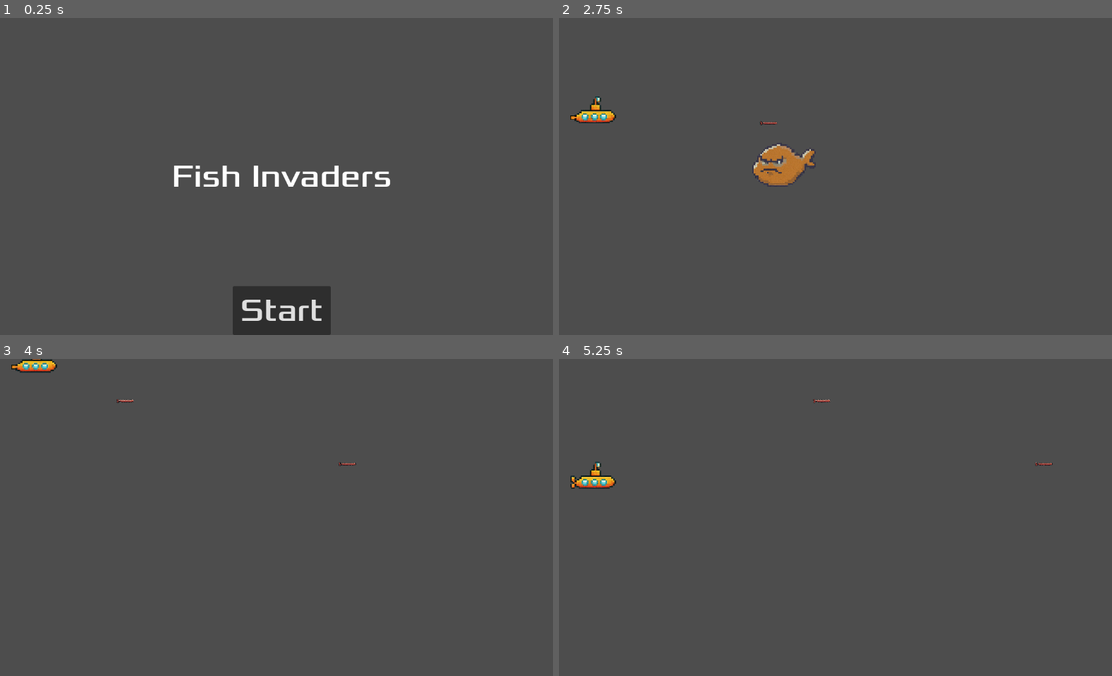
Above: before the commit, frames 1-4 (two rows, left to right).
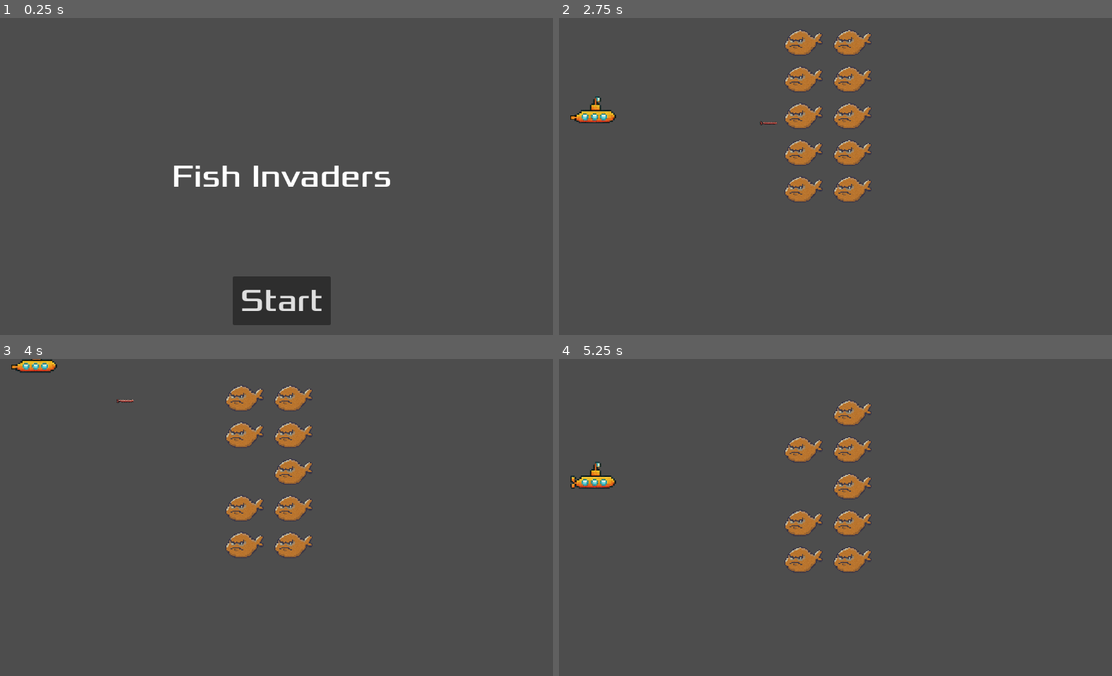
Above: after the commit, the same moments.

Repository: Kaoticz/Fish-Invaders
Game: Godot game, scene res://Scenes/Main.tscn
Same seed, same stepped clock (60 frames per second), same inputs: the game is played once before the commit and once after it.
Inputs:
- Up to frame 1 (0.25 s): no input
- Up to frame 2 (2.75 s): click "Start" at 0.5 s; tap Enter at 1.25 s; hold Up (move_up) 1.28-2.03 s; hold Space (shoot) 1.28-2.03 s; hold Down (move_down) from 2.03 s (still down); tap Space (shoot) at 2.1 s
- Up to frame 3 (4 s): release Down (move_down) at 2.78 s; hold Space (shoot) 2.78-3.53 s; hold Up (move_up) from 2.78 s (still down); tap Space (shoot) at 3.6 s
- Up to frame 4 (5.25 s): release Up (move_up) at 4.28 s; hold Space (shoot) 4.28-5.03 s; hold Down (move_down) from 4.28 s (still down); tap Space (shoot) at 5.1 s

The runs differ from the first frame. In frame 1, 1.7% of the frame differs, in the area x 42-60%, y 81-100%; in frame 2, 4.1%, in the area x 34-57%, y 3-59%; in frame 3, 3.1%; in frame 4, 2.7%.

Commit message:
Implemented mob movement and despawning

Diff:
--- a/Scenes/Hud.gd
+++ b/Scenes/Hud.gd
@@ -1,26 +1,31 @@
 extends CanvasLayer
+## This class defines the behavior of the HUD.
 
 
-## Notifies `Main` node that the button has been pressed
+## This event is triggered when the Start button is pressed.
 signal start_game
 
 
-# Called when the node enters the scene tree for the first time.
+## Start method, called when this node enters the scene tree for the first time.
 func _ready() -> void:
-	pass # Replace with function body.
+	pass
 
 
-# Called every frame. 'delta' is the elapsed time since the previous frame.
+## Update method, runs on every frame.
+## delta: The elapsed time since the previous frame.
 func _process(delta: float) -> void:
 	pass
 
 
+## Shows a message on the HUD.
+## text: the message to be displayed.
 func show_message(text: String) -> void:
 	$Message.text = text
 	$Message.show()
 	$MessageTimer.start()
 
 
+## Stops the gameplay and returns to the main menu.
 func show_game_over() -> void:
 	show_message("Game Over")
 	# Wait until the MessageTimer has counted down.
@@ -33,10 +38,12 @@
 	$StartButton.show()
 
 
+## Triggered when the start button is pressed.
 func _on_start_button_pressed() -> void:
 	$StartButton.hide()
 	start_game.emit()
 
 
+## Hides the message after the game has started.
 func _on_message_timer_timeout() -> void:
 	$Message.hide()
--- a/Scenes/Main.tscn
+++ b/Scenes/Main.tscn
@@ -43,8 +43,9 @@
 anchor_right = 0.5
 anchor_bottom = 1.0
 offset_left = -100.0
-offset_top = -100.0
+offset_top = -120.0
 offset_right = 100.0
+offset_bottom = -20.0
 grow_horizontal = 2
 grow_vertical = 0
 theme_override_fonts/font = ExtResource("3_cfkch")
--- a/Scenes/Mob.tscn
+++ b/Scenes/Mob.tscn
@@ -15,22 +15,22 @@
 }]
 
 [sub_resource type="CapsuleShape2D" id="CapsuleShape2D_n8uiq"]
-radius = 43.0
-height = 128.0
+radius = 26.0
+height = 80.0
 
-[node name="Mob" type="RigidBody2D"]
+[node name="Mob" type="Area2D" groups=["mobs"]]
 collision_mask = 0
-gravity_scale = 0.0
 script = ExtResource("1_q3ct8")
 
 [node name="AnimatedSprite2D" type="AnimatedSprite2D" parent="."]
-scale = Vector2(0.1, 0.1)
+scale = Vector2(0.06, 0.06)
 sprite_frames = SubResource("SpriteFrames_c53nl")
 
 [node name="CollisionShape2D" type="CollisionShape2D" parent="."]
 rotation = 1.5708
 shape = SubResource("CapsuleShape2D_n8uiq")
 
-[node name="VisibleOnScreenNotifier2D" type="VisibleOnScreenNotifier2D" parent="."]
-position = Vector2(0.500004, 1.19209e-06)
-scale = Vector2(6.45, 4.5)
+[node name="MoveTimer" type="Timer" parent="."]
+autostart = true
+
+[connection signal="timeout" from="MoveTimer" to="." method="_on_timer_timeout"]
--- a/Scenes/Player.tscn
+++ b/Scenes/Player.tscn
@@ -1,8 +1,7 @@
-[gd_scene load_steps=8 format=3 uid="uid://b54c221srhvdt"]
+[gd_scene load_steps=7 format=3 uid="uid://b54c221srhvdt"]
 
 [ext_resource type="Script" path="res://Scripts/Player.gd" id="1_buy52"]
 [ext_resource type="Texture2D" uid="uid://bfdy4x2hqrpnx" path="res://Assets/Art/Player/sub1.png" id="1_p3e6c"]
-[ext_resource type="PackedScene" uid="uid://crdmuyisuv45" path="res://Scenes/Torpedo.tscn" id="2_8yyv7"]
 [ext_resource type="Texture2D" uid="uid://7nmh4lvikrol" path="res://Assets/Art/Player/sub2.png" id="2_ogral"]
 
 [sub_resource type="SpriteFrames" id="SpriteFrames_cxwfy"]
@@ -28,7 +27,6 @@
 
 [node name="Player" type="Area2D"]
 script = ExtResource("1_buy52")
-torpedo_scene = ExtResource("2_8yyv7")
 metadata/_edit_lock_ = true
 
 [node name="AnimatedSprite2D" type="AnimatedSprite2D" parent="."]
@@ -47,4 +45,4 @@
 [node name="TorpedoSpawnPoint" type="Marker2D" parent="."]
 position = Vector2(36, 15)
 
-[connection signal="body_entered" from="." to="." method="_on_body_entered"]
+[connection signal="area_entered" from="." to="." method="_on_area_entered"]
--- a/Scenes/Torpedo.tscn
+++ b/Scenes/Torpedo.tscn
@@ -18,7 +18,7 @@
 radius = 11.0
 height = 124.0
 
-[node name="Torpedo" type="Area2D"]
+[node name="Torpedo" type="Area2D" groups=["torpedo"]]
 scale = Vector2(0.3, 0.3)
 script = ExtResource("1_fajxl")
 
@@ -30,4 +30,9 @@
 rotation = 1.5708
 shape = SubResource("CapsuleShape2D_1sol8")
 
-[connection signal="body_entered" from="." to="." method="_on_body_entered"]
+[node name="VisibleOnScreenNotifier2D" type="VisibleOnScreenNotifier2D" parent="."]
+position = Vector2(1.66667, 0)
+scale = Vector2(5.83333, 1)
+
+[connection signal="area_entered" from="." to="." method="_on_area_entered"]
+[connection signal="screen_exited" from="VisibleOnScreenNotifier2D" to="." method="_on_visible_on_screen_notifier_2d_screen_exited"]
--- a/Scripts/Main.gd
+++ b/Scripts/Main.gd
@@ -1,24 +1,44 @@
 extends Node
+## This class defines the behavior of the main game scene.
 
 
-@export var mob_scene: PackedScene = load("res://Scenes/Mob.tscn")
+## The mob scene.
+var mob_scene: PackedScene = load("res://Scenes/Mob.tscn")
+
+## The initial position of the mobs.
+var mob_positions: Array[Vector2] = [
+	Vector2(500, 50),
+	Vector2(500, 125),
+	Vector2(500, 200),
+	Vector2(500, 275),
+	Vector2(500, 350),
+	Vector2(600, 50),
+	Vector2(600, 125),
+	Vector2(600, 200),
+	Vector2(600, 275),
+	Vector2(600, 350)
+]
 
 
-# Called when the node enters the scene tree for the first time.
+## Start method, called when this node enters the scene tree for the first time.
 func _ready() -> void:
 	pass
 
 
-# Called every frame. 'delta' is the elapsed time since the previous frame.
+## Update method, runs on every frame.
+## delta: The elapsed time since the previous frame.
 func _process(delta: float) -> void:
 	pass
 
 
+## Stops gameplay, shows game-over screen and returns to the main menu.
 func game_over():
 	$Player.stop()
 	$Hud.show_game_over()
+	get_tree().call_group("mobs", "queue_free")
 
 
+## Initializes a new game session.
 func new_game():
 	$Player.start(Vector2(70, 200))
 	$Player.show()
@@ -26,7 +46,9 @@
 	$Hud.show_message("Get Ready")
 
 
+## Spawns the mobs when the $MessageTimer ticks.
 func _on_start_timer_timeout() -> void:
-	var mob = mob_scene.instantiate()
-	mob.position = Vector2(500, 300)
-	self.add_child(mob)
+	for position in mob_positions:
+		var mob = mob_scene.instantiate()
+		mob.position = position
+		self.add_child(mob)
--- a/Scripts/Mob.gd
+++ b/Scripts/Mob.gd
@@ -1,12 +1,36 @@
-extends RigidBody2D
+extends Area2D
+## This class defines the behavior of the mobs.
 
 
-# Called when the node enters the scene tree for the first time.
+## How many vertical movements the mobs have performed in a cycle.
+var movements: int = 0
+
+## Defines whether the mobs are moving upwards or downwards.
+var going_down: bool = true
+
+
+## Start method, called when this node enters the scene tree for the first time.
 func _ready() -> void:
 	var mob_types = $AnimatedSprite2D.sprite_frames.get_animation_names()
 	$AnimatedSprite2D.play(mob_types[randi() % mob_types.size()])
 
 
-# Called every frame. 'delta' is the elapsed time since the previous frame.
+## Update method, runs on every frame.
+## delta: The elapsed time since the previous frame.
 func _process(delta: float) -> void:
-	self.position.x -= 20 # TODO: do this properly
+	pass
+
+
+## Moves the mobs everytime the $MoveTimer ticks.
+func _on_timer_timeout() -> void:
+	if going_down && movements < 8:
+		self.position.y += 30
+		movements += 1
+	elif !going_down && movements < 8:
+		self.position.y -= 30
+		movements += 1
+	else:
+		self.position.x -= 30
+		going_down = !going_down
+		movements = 0
+		$MoveTimer.wait_time *= 0.9
--- a/Scripts/Player.gd
+++ b/Scripts/Player.gd
@@ -7,7 +7,9 @@
 
 ## Player movement speed, in pixels/sec.
 @export var speed: int = 250
-@export var torpedo_scene: PackedScene = load("res://Scenes/Torpedo.tscn")
+
+## The torpedo scene.
+var torpedo_scene: PackedScene = load("res://Scenes/Torpedo.tscn")
 
 ## The size of the game window.
 var screen_size: Vector2
@@ -18,7 +20,7 @@
 
 ## Start method, called when this node enters the scene tree for the first time.
 func _ready() -> void:
-	self.screen_size = get_viewport_rect().size
+	screen_size = get_viewport_rect().size
 	self.start(Vector2(70, screen_size.y / 2))
 	$AnimatedSprite2D.play()
 	self.hide()
@@ -43,13 +45,13 @@
 	self.position = self.position.clamp(Vector2.ZERO, screen_size)
 
 
-## Triggered by the engine when any 2D body collides with the player.
-## body: The body that collided with the player
-func _on_body_entered(body: Node2D) -> void:
-	if body.is_in_group("torpedo"):
+## Triggered by the engine when any 2D area intersects with the player.
+## area: The area that intersected with the player
+func _on_area_entered(area: Area2D) -> void:
+	if !area.is_in_group("mobs"):
 		return
 	self.stop()
-	body.hide() # Hide the projectile that hit the player
+	area.queue_free() # Despawn the projectile that hit the player
 	self.hit.emit() # Trigger the hit event
 
 
@@ -71,7 +73,8 @@
 	$TowerCollision.set_deferred("disabled", true)
 
 
-func shoot():
+## Shoots a torpedo projectile.
+func shoot() -> void:
 	var projectile = torpedo_scene.instantiate()
 	projectile.position = $TorpedoSpawnPoint.global_position
 	self.owner.add_child(projectile)
--- a/Scripts/Torpedo.gd
+++ b/Scripts/Torpedo.gd
@@ -1,8 +1,9 @@
 extends Area2D
+## This class defines the torpedo's behavior.
+
 
 ## The speed of the projectile
 var speed: int = 750
-
 
 ## The size of the game window.
 var screen_size: Vector2
@@ -17,14 +18,17 @@
 ## delta: The elapsed time since the previous frame.
 func _process(delta: float) -> void:
 	self.position += self.transform.x * speed * delta
-	if (self.position.x > screen_size.x || self.position.x < 0):
-		self.queue_free()
 
 
 ## Triggered by the engine when any 2D body collides with the projectile.
 ## body: The body that collided with the projectile
-func _on_body_entered(body: Node2D) -> void:
-	if !body.is_in_group("mobs"):
+func _on_area_entered(area: Area2D) -> void:
+	if !area.is_in_group("mobs"):
 		return
-	body.queue_free()
+	area.queue_free()
 	self.queue_free()
+
+
+## Despawns the torpedo when it goes out of the screen.
+func _on_visible_on_screen_notifier_2d_screen_exited() -> void:
+	self.queue_free()
